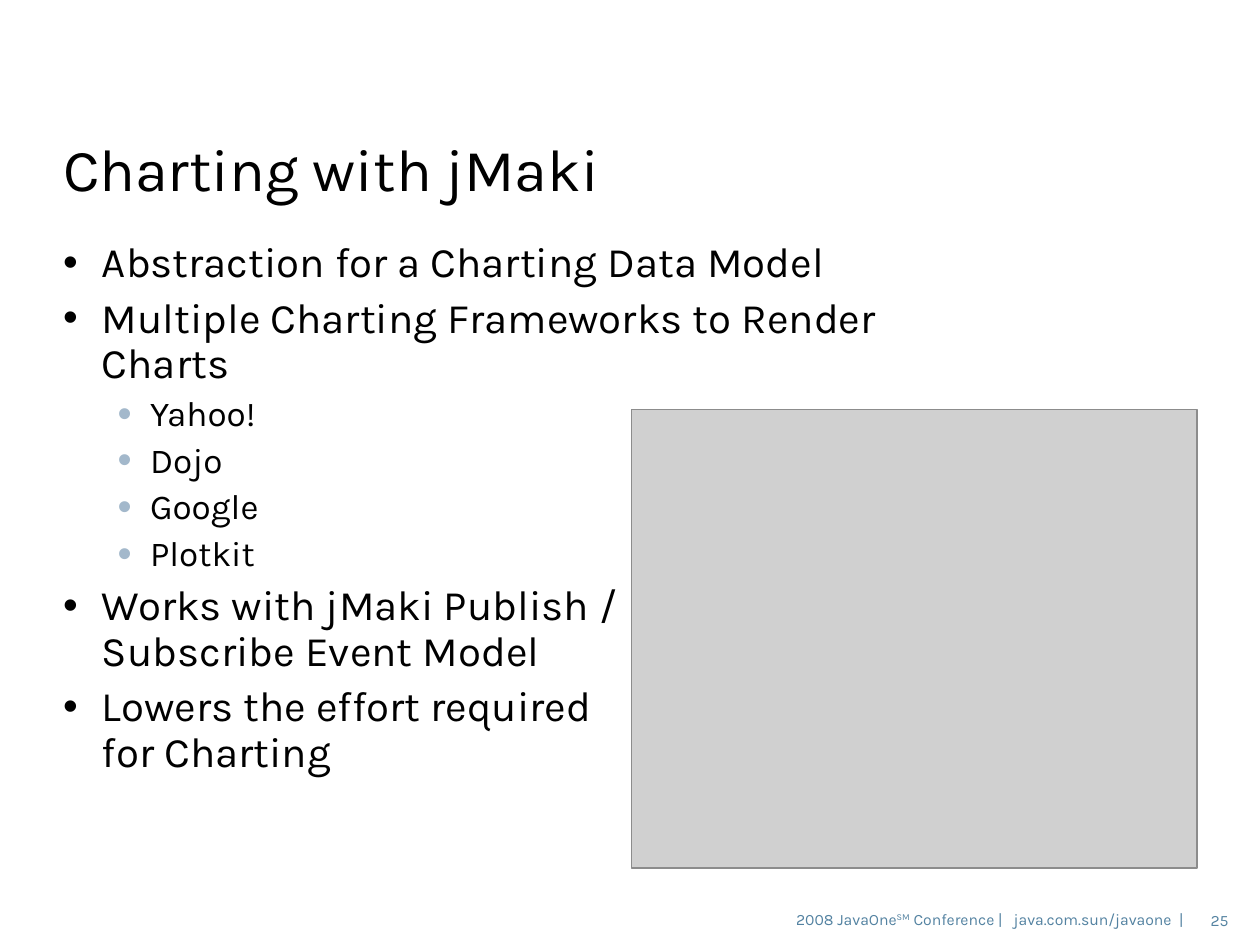
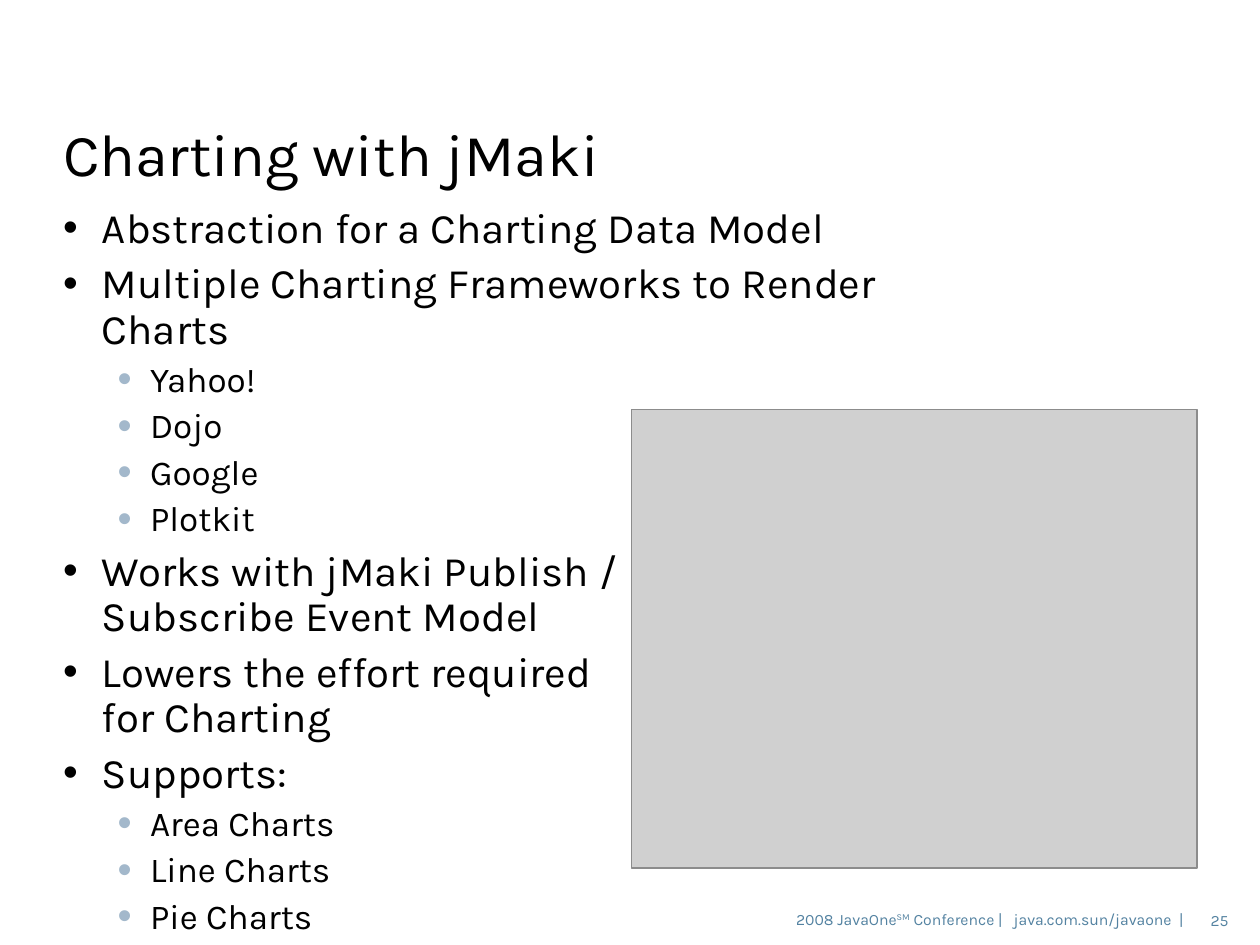
Before and after one commit to dmatej/Glassfish-SVN-Patched, a slide deck: slide 25 of v3/admingui/j1plugin/gfplugin/4520_gfplugin.odp. Drawn at 1260x945 pixels with LibreOffice and Linux fonts; fonts in the diff are those of the drawing; grey boxes stand for pictures; background and template pictures are left out. Boxes give left, top, right and bottom in pixels: in the first picture for what was removed or moved away, otherwise in the second. Text is boxed around its words. In the diff, an @@ line names an element or a change of style, - is before the commit and + after.

```diff
--- a/v3/admingui/j1plugin/gfplugin/4520_gfplugin.odp
+++ b/v3/admingui/j1plugin/gfplugin/4520_gfplugin.odp
@@ title "Charting with jMaki": place and size @@
-title "Charting with jMaki" at (63, 150, 599, 205)
+title "Charting with jMaki" at (63, 135, 599, 190)
@@ text "Abstraction for a Charting Data ...": place and size @@
-text "Abstraction for a Charting Data ..." at (102, 248, 875, 778)
+text "Abstraction for a Charting Data ..." at (102, 214, 875, 930)
@@ text at (102, 761, 334, 930): paragraphs added @@
+• Supports:
+  • Area Charts
+  • Line Charts
+  • Pie Charts
+  • Bar Charts
```
Also in this commit, not shown: 4 other slides changed, 1 other file.
